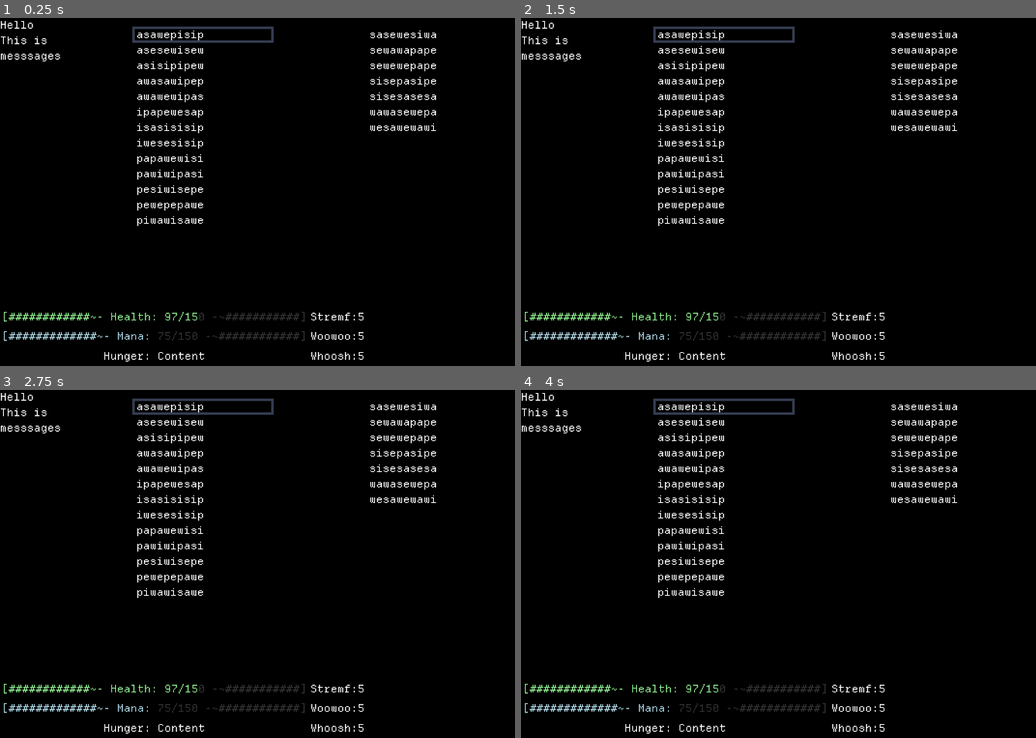
Above: before the commit, frames 1-4 (two rows, left to right).
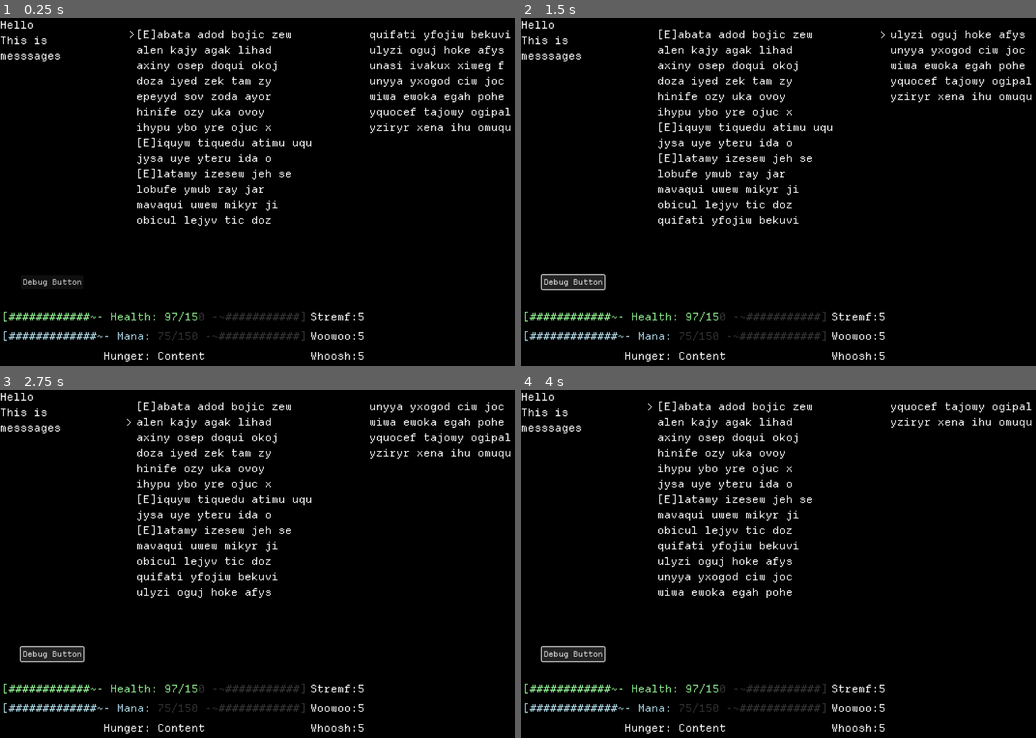
Above: after the commit, the same moments.

Repository: phlip45/gamelike-jam-007
Game: Godot game, scene res://scenes/main_menu.tscn
Two runs of this game, one before a commit and one after it. Both use one fixed random seed, a clock stepped at 60 frames per second and the inputs below. The engine's default icon, where the game draws it, is replaced by a stand-in: a white triangle on a blue panel in a dark square.
Inputs (mouse positions are in pixels of both pictures, inside the frame that each line leads up to):
- Up to frame 1 (0.25 s): no input
- Up to frame 2 (1.5 s): click (572, 282) at 0.5 s, where only the run after the commit has a clickable "Debug Button"; tap Enter at 1.25 s; hold D (right) from 1.28 s (still down); hold C (dr) from 1.28 s (still down)
- Up to frame 3 (2.75 s): tap Q (ul) at 1.55, 2.1 s; tap Space at 2 s; release D (right) at 2.03 s; release C (dr) at 2.03 s; hold X (down) from 2.03 s (still down); tap E (ur) at 2.3 s
- Up to frame 4 (4 s): tap Enter at 2.75 s; release X (down) at 2.78 s; hold D (right) 2.78-3.53 s; hold E (ur) 2.78-3.53 s; tap C (dr) at 3.05 s; tap Space at 3.5 s; hold W (up) from 3.53 s (still down); tap Z (dl) at 3.6 s; tap Q (ul) at 3.8 s

The runs differ from the first frame. In frame 1, 4.7% of the frame differs, in the area x 4-100%, y 2-78%; in frame 2, 5.1%, in the area x 3-100%, y 2-79%; in frame 3, 4.9%; in frame 4, 4.7%.

Commit message:
Got selector to move around inventory screen.

Diff:
--- a/UI/UI.tscn
+++ b/UI/UI.tscn
@@ -1,10 +1,9 @@
-[gd_scene load_steps=7 format=3 uid="uid://bvkes44jj2fea"]
+[gd_scene load_steps=6 format=3 uid="uid://bvkes44jj2fea"]
 
 [ext_resource type="Script" uid="uid://sffu4mef7xwj" path="res://UI/ui.gd" id="1_dhe1o"]
 [ext_resource type="Script" uid="uid://b5hylbi272160" path="res://UI/combat_log.ui.gd" id="2_q0uhn"]
 [ext_resource type="Script" uid="uid://dnvue6wobhw4k" path="res://UI/inventory.ui.gd" id="3_hat8c"]
 [ext_resource type="Theme" uid="uid://qvfqj7buuvpx" path="res://UI/default_theme.tres" id="3_q0uhn"]
-[ext_resource type="Texture2D" uid="uid://s5ens2juqems" path="res://icon.svg" id="4_3sbvi"]
 [ext_resource type="PackedScene" uid="uid://bnn0m1li4otoe" path="res://UI/item_rich_text.tscn" id="4_nm1m0"]
 
 [node name="CanvasLayer" type="CanvasLayer" node_paths=PackedStringArray("combat_log")]
@@ -19,6 +18,7 @@
 grow_vertical = 2
 size_flags_horizontal = 3
 size_flags_vertical = 3
+mouse_filter = 2
 color = Color(0, 0, 0, 1)
 
 [node name="UI" type="VBoxContainer" parent="."]
@@ -27,6 +27,7 @@
 anchor_bottom = 1.0
 grow_horizontal = 2
 grow_vertical = 2
+mouse_filter = 2
 theme_override_constants/separation = 0
 
 [node name="TopPanel" type="HBoxContainer" parent="UI"]
@@ -83,23 +84,21 @@
 layout_mode = 2
 size_flags_horizontal = 3
 
-[node name="Selector" type="NinePatchRect" parent="UI/TopPanel/InventoryBackground"]
+[node name="Selector" type="RichTextLabel" parent="UI/TopPanel/InventoryBackground"]
+texture_filter = 1
 layout_mode = 0
-offset_left = 29.0
-offset_top = 18.0
-offset_right = 321.0
-offset_bottom = 51.0
-texture = ExtResource("4_3sbvi")
-draw_center = false
-region_rect = Rect2(8.229263, 9.152346, 109.70131, 108.300995)
-patch_margin_left = 5
-patch_margin_top = 5
-patch_margin_right = 5
-patch_margin_bottom = 5
+offset_left = 20.0
+offset_top = 19.0
+offset_right = 40.0
+offset_bottom = 52.0
+bbcode_enabled = true
+text = ">"
+metadata/_edit_use_anchors_ = true
 
 [node name="Stats" type="VBoxContainer" parent="UI"]
 custom_minimum_size = Vector2(0, 122)
 layout_mode = 2
+mouse_filter = 2
 theme_override_constants/separation = 0
 
 [node name="Line 1" type="HBoxContainer" parent="UI/Stats"]
@@ -191,3 +190,12 @@
 bbcode_enabled = true
 text = "Whoosh:"
 vertical_alignment = 1
+
+[node name="Button" type="Button" parent="."]
+offset_left = 43.0
+offset_top = 532.0
+offset_right = 173.0
+offset_bottom = 561.0
+text = "Debug Button"
+
+[connection signal="pressed" from="Button" to="." method="_on_button_pressed"]
--- a/UI/inventory.ui.gd
+++ b/UI/inventory.ui.gd
@@ -1,4 +1,5 @@
 extends HBoxContainer
+class_name InventoryUI
 
 const ITEM_RICH_TEXT = preload("uid://bnn0m1li4otoe")
 
@@ -7,17 +8,90 @@
 @export var items_per_panel:int = 13
 @onready var left_panel: VBoxContainer = $"Left Panel"
 @onready var right_panel: VBoxContainer = $"Right Panel"
-@onready var selector: NinePatchRect = $"../../../Selector"
+@onready var selector: RichTextLabel = $"../../../Selector"
+var selector_index:int = 0
+
+@export var hold_cooldown:Vector2 = Vector2(0,.5)
+var holding:bool = false
+
 var item_labels:Dictionary[Item, RichTextLabel]
+
+var state:State = State.SELECTING
+
+## Selecting an item will bring up a sub menu and we
+## need to switch to the SUBMENU state when that happens
+enum State{
+	NULL,SELECTING,SUBMENU
+}
 
 func _ready() -> void:
 	inventory = Inventory.new()
+	inventory.order_changed.connect(_populate)
 	for i in 20:
 		var item = Item.new()
-		item.name = Global.random_name()
+		item.name = Global.random_name(20)
+		if randi_range(0,5) == 1:
+			item.equipped = true
 		inventory.add(item)
 	if !inventory: return
 	_populate()
+
+func _process(delta: float) -> void:
+	if state == State.SELECTING:
+		select_process(delta)
+	pass
+
+func select_process(_delta:float) -> void:
+	if !Input.is_anything_pressed():
+		hold_cooldown.x = 0
+		holding = false
+		return
+	if hold_cooldown.x > 0:
+		hold_cooldown.x -= _delta
+		return
+	var move = Input.get_vector("left","right","up","down", Global.Settings.deadzone)
+	if move.length() > 0:
+		move_selector(move)
+		hold_cooldown.x = hold_cooldown.y
+	else:  # for example if a mouse is clicked or something.
+		hold_cooldown.x = 0
+		holding = false
+		return
+
+func select(item:Item):
+	## TODO Have item be selected and display it in some sort of
+	## item display popup
+	pass
+
+func move_selector(move:Vector2):
+	var item_count:int = inventory.items.size()
+	if item_count == 0:
+		return
+	if move.x != 0:
+		move_selector_index_horizontal(move.x < 0)
+	if move.y != 0:
+		move_selector_index_vertical(move.y < 0)
+	if selector_index < 0 or selector_index > item_count - 1: return
+	#Now we have the proper index so we need to
+	#actually move the selector
+	var label:RichTextLabel = item_labels[inventory.items[selector_index]]
+	selector.global_position = label.global_position - Vector2(Global.tile_size.x,0)
+
+func move_selector_index_vertical(negative:bool):
+	var _size = inventory.items.size()
+	selector_index += -1 if negative else 1
+	selector_index = posmod(selector_index, _size)
+
+func move_selector_index_horizontal(negative:bool):
+	var _size = inventory.items.size()
+	if _size <= items_per_panel:
+		selector_index = 0 if negative else _size - 1
+	elif selector_index > items_per_panel - 1:
+		selector_index -= items_per_panel
+	elif selector_index + items_per_panel >= _size:
+		selector_index = _size - 1
+	else:
+		selector_index += items_per_panel
 
 func clear():
 	for child:Node in left_panel.get_children():
--- a/UI/ui.gd
+++ b/UI/ui.gd
@@ -9,6 +9,7 @@
 @onready var woowoo_text: RichTextLabel = $"UI/Stats/Line 2/StatBox/WoowooText"
 @onready var hunger_text: RichTextLabel = $"UI/Stats/Line 3/Hunger/HungerText"
 @onready var whoosh_text: RichTextLabel = $"UI/Stats/Line 3/StatBox/WhooshText"
+@onready var inventory: InventoryUI = $"UI/TopPanel/InventoryBackground/MarginContainer/Main View/Inventory"
 
 func _ready() -> void:
 	Global.ui = self
@@ -62,3 +63,9 @@
 			woowoo_text.text = "Woowoo:" + str(player.stats.woowoo)
 		"whoosh":
 			whoosh_text.text = "Whoosh:" + str(player.stats.whoosh)
+
+
+
+func _on_button_pressed() -> void:
+	print("clicked")
+	inventory.inventory.remove(inventory.inventory.items.pick_random())
--- a/global.gd
+++ b/global.gd
@@ -17,13 +17,17 @@
 	if !ui: return
 	ui.combat_log.add_log(rich_text,duration)
 
-static func random_name(length:int = 10) -> String:
-	var consonants:Array[String] = ["s","w","p"]
-	var vowels:Array[String] = ["a","e","i"]
+static func random_name(length:int = 20) -> String:
+	var consonants:Array[String] = ["b","c","d","f","g","h","j","k","l","m","n","p","qu","r","s","t","v","w","x","y","z"]
+	var vowels:Array[String] = ["a","e","i","o","u","y"]
 	var _name = ""
 	var choose_cons:bool = true if randi_range(0,1) == 0 else false
 	for i in length:
-		if choose_cons:
+		var last_space_index = _name.rfind(" ")
+		last_space_index = 0 if last_space_index == -1 else last_space_index
+		if randi_range(3,6) < i - last_space_index:
+			_name += " "
+		elif choose_cons:
 			_name += consonants.pick_random()
 		else:
 			_name += vowels.pick_random()
@@ -33,3 +37,6 @@
 class BusEvents:
 	signal ui_loaded()
 	signal actor_moved(player, location)
+
+class Settings:
+	static var deadzone:float = 0.2
--- a/inventory/healing_potion.item.tres
+++ b/inventory/healing_potion.item.tres
@@ -5,6 +5,8 @@
 [resource]
 script = ExtResource("1_gju77")
 name = "Batman's Passion"
+description = "Batman once ate a crab and now all he cares about is going to Maryland."
+symbol = "🦀"
 type = 9
 equippable = true
 metadata/_custom_type_script = "uid://bc2apnqcxlusv"
--- a/inventory/inventory.gd
+++ b/inventory/inventory.gd
@@ -21,6 +21,7 @@
 		return false
 	items.append(item)
 	sort()
+
 	return true
 
 func drop(item:Item) -> void:
@@ -32,6 +33,7 @@
 	var index = items.find(item)
 	if index == -1: return false
 	items.remove_at(index)
+	sort()
 	return true
 
 func consume(item:Item, amount:int = 1) -> bool:
@@ -44,9 +46,6 @@
 
 func sort() -> void:
 	items.sort_custom(sort_alphabetical)
-	print("Start of items:")
-	for item in items:
-		print(item.name)
 	order_changed.emit()
 
 func sort_alphabetical(a:Item, b:Item) -> bool:
--- a/inventory/item.gd
+++ b/inventory/item.gd
@@ -8,6 +8,7 @@
 static var max_quantity:int = 99
 var coord:Vector2i
 @export var name:String
+@export_custom(PROPERTY_HINT_MULTILINE_TEXT,"Desc") var description:String
 @export var symbol:String
 @export var type:Type
 @export var stackable:bool
